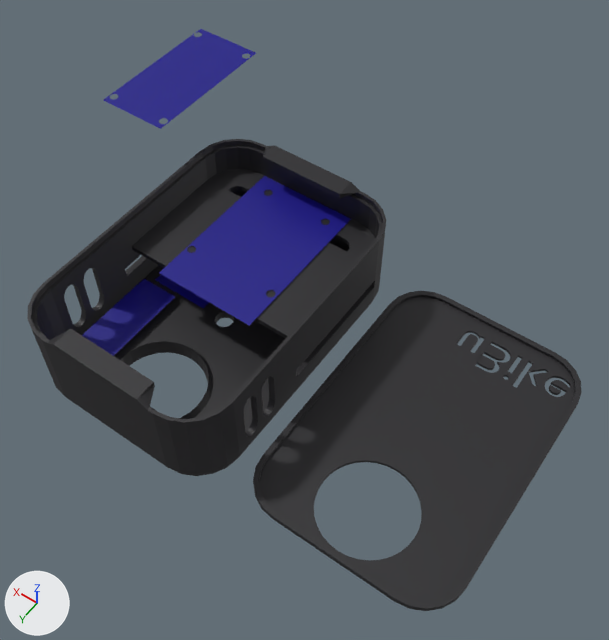
The Blender file Modelo 3D/espcasev3.blend as it was, and as the next commit left it.
Both versions are drawn from a camera (50 mm lens) standing at (-0.095, 0.187, 0.24) and looking at (0.006, 0.046, 0.018). Every picture has the same lights, and +X, +Y and +Z are marked at lower left.

The first picture shows 'Case', 'ESP32', 'Lid', 'RC522', 'Relay', 'StepDown'.
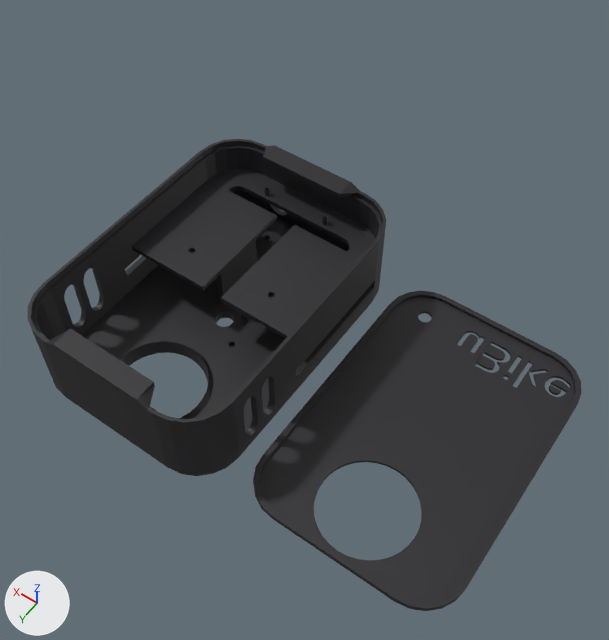
The change, as JSON lines over the scene's bpy script:
```json
{"op": "set", "path": "ob_esp32.location", "old": "(0.0941, -0.0015, 0.0497)", "new": "(0.0242, -0.0604, 0.0053)"}
{"op": "add", "block": "ob_esp32", "code": "ob_esp32.hide_set(True)  # its collection is switched off"}
{"op": "set", "path": "ob_rc522.location", "old": "(0.0359, 0.0314, 0.0231)", "new": "(0.0359, -0.0507, 0.0231)"}
{"op": "add", "block": "ob_rc522", "code": "ob_rc522.hide_set(True)  # its collection is switched off"}
{"op": "set", "path": "ob_stepdown.location", "old": "(0.0557, 0.0296, 0.0045)", "new": "(0.0609, -0.0585, 0.0045)"}
{"op": "add", "block": "ob_stepdown", "code": "ob_stepdown.hide_set(True)  # its collection is switched off"}
{"op": "set", "path": "ob_relay.location", "old": "(0.0621, 0.0765, 0.0163)", "new": "(0.0993, 0.0765, 0.0179)"}
{"op": "add", "block": "ob_relay", "code": "ob_relay.hide_set(True)  # its collection is switched off"}
```

What differs and where, as boxes [x1, y1, x2, y2] in the pictures (609 x 640 px):
```json
{"object": "RC522", "change": "hidden", "before": [159, 176, 351, 326], "on screen": "blue"}
{"object": "ESP32", "change": "hidden", "before": [104, 29, 256, 129], "on screen": "blue"}
{"object": "Relay", "change": "hidden", "before": [82, 279, 175, 356], "on screen": "blue"}
{"object": "StepDown", "change": "hidden", "before": [155, 275, 209, 308], "on screen": "blue"}
```
